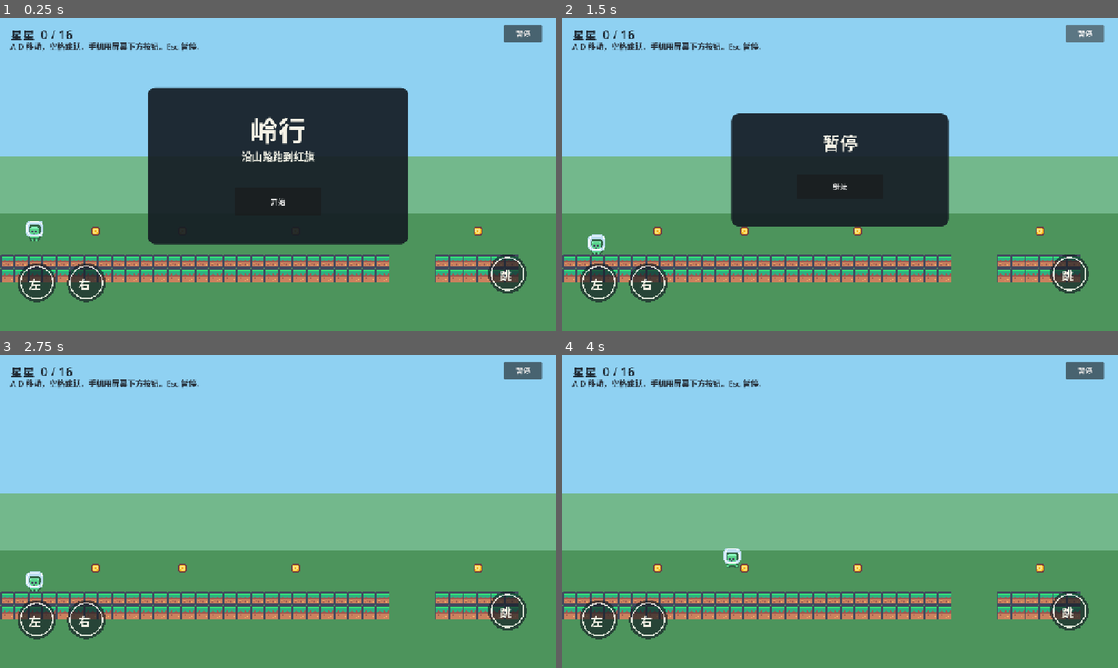
Above: before the commit, frames 1-4 (two rows, left to right).
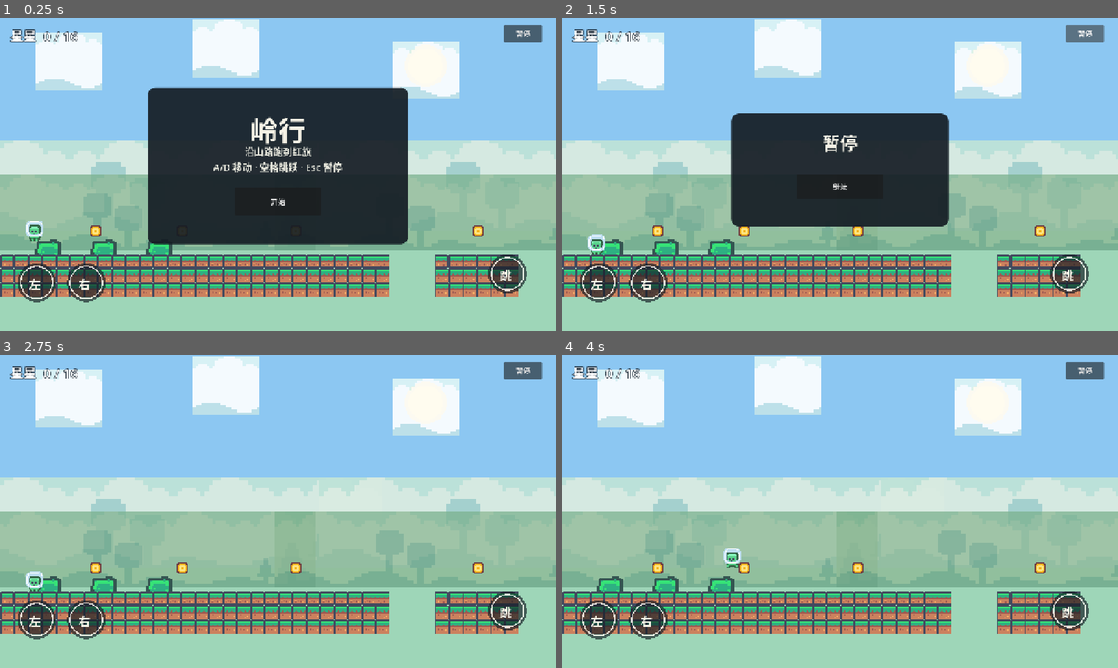
Above: after the commit, the same moments.

Repository: LiangchenLab/Game-Godot
Game: Godot game, scene res://scenes/main.tscn
Same seed, same stepped clock (60 frames per second), same inputs: the game is played once before the commit and once after it.
Inputs:
- Up to frame 1 (0.25 s): no input
- Up to frame 2 (1.5 s): click "开始" at 0.5 s; click "暂停" at 1.25 s
- Up to frame 3 (2.75 s): click "继续" at 2 s
- Up to frame 4 (4 s): hold D (move_right) from 2.78 s (still down); tap Space (jump) at 3.02, 3.77 s

The runs differ from the first frame. In frame 1, 44% of the frame differs, in the area x 0-100%, y 0-100%; in frame 2, 48%; in frame 3, 59%; in frame 4, 59%.

Commit message:
画面升级：远景山带/云/太阳、地砖边角与平台装饰，弱化挡屏操作文案。
承认仅换贴图不够；本次把场景铺满，F5 应能明显看出和色条原型的差别。

Co-authored-by: Cursor <cursoragent@cursor.com>

Diff:
--- a/scenes/main.tscn
+++ b/scenes/main.tscn
@@ -8,19 +8,15 @@
 [node name="Sky" type="ColorRect" parent="."]
 offset_right = 5600.0
 offset_bottom = 720.0
-color = Color(0.56, 0.82, 0.95, 1)
+color = Color(0.55, 0.78, 0.95, 1)
+z_index = -30
 
-[node name="HillFar" type="ColorRect" parent="."]
-offset_top = 320.0
-offset_right = 5600.0
-offset_bottom = 560.0
-color = Color(0.45, 0.72, 0.55, 1)
-
-[node name="Hill" type="ColorRect" parent="."]
-offset_top = 450.0
+[node name="SkyLow" type="ColorRect" parent="."]
+offset_top = 420.0
 offset_right = 5600.0
 offset_bottom = 720.0
-color = Color(0.30, 0.58, 0.36, 1)
+color = Color(0.62, 0.84, 0.72, 1)
+z_index = -29
 
 [node name="Level" type="Node2D" parent="."]
 script = ExtResource("1_level")
--- a/scripts/hud.gd
+++ b/scripts/hud.gd
@@ -5,6 +5,7 @@
 var started := false
 
 var score_label: Label
+var hint_label: Label
 var start_panel: Panel
 var pause_panel: Panel
 var clear_panel: Panel
@@ -37,17 +38,17 @@
 
 func _build() -> void:
 	score_label = Label.new()
-	score_label.position = Vector2(24, 16)
-	score_label.add_theme_font_size_override("font_size", 28)
-	score_label.add_theme_color_override("font_color", Color(0.12, 0.16, 0.2))
+	score_label.position = Vector2(24, 18)
+	score_label.add_theme_font_size_override("font_size", 30)
+	score_label.add_theme_color_override("font_color", Color(1, 1, 1))
+	score_label.add_theme_color_override("font_outline_color", Color(0.1, 0.15, 0.2))
+	score_label.add_theme_constant_override("outline_size", 6)
 	add_child(score_label)
 
-	var hint := Label.new()
-	hint.position = Vector2(24, 52)
-	hint.text = "A D 移动，空格跳跃。手机用屏幕下方按钮。Esc 暂停。"
-	hint.add_theme_font_size_override("font_size", 18)
-	hint.add_theme_color_override("font_color", Color(0.16, 0.2, 0.24))
-	add_child(hint)
+	# 操作说明只放开局面板，避免一直挡画面
+	hint_label = Label.new()
+	hint_label.visible = false
+	add_child(hint_label)
 
 	var pause_button := Button.new()
 	pause_button.text = "暂停"
@@ -66,11 +67,11 @@
 	title.add_theme_color_override("font_color", Color(0.96, 0.95, 0.9))
 	start_panel.add_child(title)
 	var sub := Label.new()
-	sub.text = "沿山路跑到红旗"
-	sub.position = Vector2(0, 140)
-	sub.size = Vector2(600, 40)
+	sub.text = "沿山路跑到红旗\nA/D 移动 · 空格跳跃 · Esc 暂停"
+	sub.position = Vector2(40, 130)
+	sub.size = Vector2(520, 80)
 	sub.horizontal_alignment = HORIZONTAL_ALIGNMENT_CENTER
-	sub.add_theme_font_size_override("font_size", 24)
+	sub.add_theme_font_size_override("font_size", 22)
 	sub.add_theme_color_override("font_color", Color(0.9, 0.9, 0.86))
 	start_panel.add_child(sub)
 	var start_button := Button.new()
--- a/scripts/level.gd
+++ b/scripts/level.gd
@@ -1,6 +1,10 @@
 extends Node2D
 
-const GRASS := preload("res://assets/tile_grass.png")
+## 岭行关卡：Kenney 像素资源 + 远景/装饰铺陈（画面不能只剩色条+一条平台）
+
+const GRASS_L := preload("res://assets/tile_grass_l.png")
+const GRASS_M := preload("res://assets/tile_grass_m.png")
+const GRASS_R := preload("res://assets/tile_grass_r.png")
 const DIRT := preload("res://assets/tile_dirt.png")
 const SPIKE_TEX := preload("res://assets/spike.png")
 const COIN_TEX := preload("res://assets/coin_sheet.png")
@@ -8,11 +12,17 @@
 const CHECK_TEX := preload("res://assets/checkpoint.png")
 const CLOUD_TEX := preload("res://assets/cloud.png")
 const SLIME_TEX := preload("res://assets/slime_sheet.png")
+const BG_FAR := preload("res://assets/bg_far.png")
+const SUN_TEX := preload("res://assets/sun.png")
+const TREE_TEX := preload("res://assets/decor_tree.png")
+const PINE_TEX := preload("res://assets/decor_pine.png")
+const BUSH_TEX := preload("res://assets/decor_bush.png")
+const MUSH_TEX := preload("res://assets/decor_mushroom.png")
 
 var coin_total := 0
 
 func _ready() -> void:
-	_clouds()
+	_scenery()
 	_build()
 	call_deferred("_announce")
 
@@ -21,50 +31,96 @@
 	if hud:
 		hud.set_total(coin_total)
 
-func _clouds() -> void:
-	for pos in [Vector2(180, 120), Vector2(860, 80), Vector2(1700, 140), Vector2(2600, 90), Vector2(3600, 130), Vector2(4500, 70)]:
+## 远景：太阳 + 重复山景条 + 云层（z 在平台后）
+func _scenery() -> void:
+	var sun := Sprite2D.new()
+	sun.texture = SUN_TEX
+	sun.texture_filter = CanvasItem.TEXTURE_FILTER_NEAREST
+	sun.position = Vector2(980, 110)
+	sun.scale = Vector2(2.2, 2.2)
+	sun.z_index = -20
+	add_child(sun)
+
+	# 远景山带：沿关卡横向平铺
+	var far_w := BG_FAR.get_width() * 2.5
+	var x := -80.0
+	while x < 5200.0:
+		var hill := Sprite2D.new()
+		hill.texture = BG_FAR
+		hill.texture_filter = CanvasItem.TEXTURE_FILTER_NEAREST
+		hill.centered = false
+		hill.position = Vector2(x, 280)
+		hill.scale = Vector2(2.5, 2.2)
+		hill.modulate = Color(0.85, 0.92, 0.88, 0.95)
+		hill.z_index = -15
+		add_child(hill)
+		x += far_w * 0.85
+
+	# 中景再铺一层略深、略低，做出景深
+	x = -40.0
+	while x < 5200.0:
+		var mid := Sprite2D.new()
+		mid.texture = BG_FAR
+		mid.texture_filter = CanvasItem.TEXTURE_FILTER_NEAREST
+		mid.centered = false
+		mid.position = Vector2(x, 360)
+		mid.scale = Vector2(2.0, 1.8)
+		mid.modulate = Color(0.55, 0.72, 0.58, 0.75)
+		mid.z_index = -12
+		add_child(mid)
+		x += far_w * 0.7
+
+	for pos in [
+		Vector2(160, 100), Vector2(520, 70), Vector2(980, 120), Vector2(1400, 60),
+		Vector2(1900, 95), Vector2(2500, 75), Vector2(3100, 110), Vector2(3700, 65),
+		Vector2(4300, 90), Vector2(4900, 80),
+	]:
 		var cloud := Sprite2D.new()
 		cloud.texture = CLOUD_TEX
 		cloud.texture_filter = CanvasItem.TEXTURE_FILTER_NEAREST
 		cloud.position = pos
-		cloud.scale = Vector2(2, 2)
-		cloud.z_index = -5
+		cloud.scale = Vector2(1.6, 1.4)
+		cloud.modulate = Color(1, 1, 1, 0.9)
+		cloud.z_index = -10
 		add_child(cloud)
 
 func _build() -> void:
-	# Act1 教学：长平地 + 星星引导；首缺口后再放单尖刺（避免第一跳即死）
+	# Act1 教学
 	_run(0, 28, 560)
+	_decor_row(0, 28, 560, 0.35)
 	_run(1000, 6, 560)
 	_run(1280, 10, 560)
+	_decor_row(1280, 10, 560, 0.4)
 	_spikes(1480, 560)
 
-	# Act2 加压：高台 → 移动平台 → 检查点 → 史莱姆 + 尖刺
+	# Act2 加压
 	_run(1680, 6, 430)
+	_decor_row(1680, 6, 430, 0.5)
 	_run(2000, 12, 560)
+	_decor_row(2000, 12, 560, 0.3)
 	_moving(Vector2(2480, 470))
 	_run(2740, 8, 400)
 	_checkpoint(Vector2(2860, 368))
 	_run(3120, 14, 560)
+	_decor_row(3120, 14, 560, 0.25)
 	_slime(Vector2(3360, 520), 3160, 3500)
 	_spikes(3520, 560)
 	_spikes(3580, 560)
 
-	# Act3 收尾：三级阶梯上升 + 落地大平台过旗
+	# Act3 收尾
 	_run(3760, 4, 480)
 	_run(4000, 4, 400)
 	_run(4240, 4, 320)
 	_run(4480, 12, 560)
+	_decor_row(4480, 12, 560, 0.45)
 	_goal(Vector2(4760, 500))
 	_pit(Vector2(2600, 980), Vector2(5400, 80))
 
 	for pos in [
-		# Act1 地上引导星
 		Vector2(220, 490), Vector2(420, 490), Vector2(680, 490),
 		Vector2(1100, 490), Vector2(1400, 490),
-		# Act2
 		Vector2(1760, 360), Vector2(1880, 360), Vector2(2200, 490),
 		Vector2(2480, 390), Vector2(2860, 320), Vector2(3280, 490),
-		# Act3 收尾星
 		Vector2(3840, 410), Vector2(4080, 330), Vector2(4320, 250),
 		Vector2(4600, 490), Vector2(4700, 490),
 	]:
@@ -76,20 +132,53 @@
 	player.position = at
 	add_child(player)
 
+## 平台：左右边角草皮 + 双层泥土，避免「一条绿色胶带」
 func _run(x: int, tiles: int, top: int) -> void:
 	for i in tiles:
-		var grass := Sprite2D.new()
-		grass.texture = GRASS
-		grass.texture_filter = CanvasItem.TEXTURE_FILTER_NEAREST
-		grass.position = Vector2(x + 16 + i * 32, top)
-		add_child(grass)
-		var dirt := Sprite2D.new()
-		dirt.texture = DIRT
-		dirt.texture_filter = CanvasItem.TEXTURE_FILTER_NEAREST
-		dirt.position = Vector2(x + 16 + i * 32, top + 32)
-		add_child(dirt)
-	var size := Vector2(tiles * 32, 64)
-	_solid(Vector2(x + size.x * 0.5, top + 16), size)
+		var tex: Texture2D = GRASS_M
+		if i == 0:
+			tex = GRASS_L
+		elif i == tiles - 1:
+			tex = GRASS_R
+		_sprite(tex, Vector2(x + 16 + i * 32, top), 1.0, 0)
+		_sprite(DIRT, Vector2(x + 16 + i * 32, top + 32), 1.0, 0)
+		_sprite(DIRT, Vector2(x + 16 + i * 32, top + 64), 1.0, 0)
+	var size := Vector2(tiles * 32, 96)
+	_solid(Vector2(x + size.x * 0.5, top + 32), size)
+
+## 平台上稀疏摆树/灌木/蘑菇（不挡关键路径）
+func _decor_row(x: int, tiles: int, top: int, density: float) -> void:
+	var step := 3 if density < 0.35 else 2
+	var i := 1
+	while i < tiles - 1:
+		if randf() > density:
+			i += step
+			continue
+		var kind := i % 4
+		var tex: Texture2D = BUSH_TEX
+		var sc := 2.0
+		if kind == 0:
+			tex = TREE_TEX
+			sc = 2.4
+		elif kind == 1:
+			tex = PINE_TEX
+			sc = 2.4
+		elif kind == 2:
+			tex = MUSH_TEX
+			sc = 1.8
+		var spr := _sprite(tex, Vector2(x + 16 + i * 32, top - 20), sc, -1)
+		spr.z_index = -1
+		i += step
+
+func _sprite(tex: Texture2D, at: Vector2, scale: float, z: int) -> Sprite2D:
+	var s := Sprite2D.new()
+	s.texture = tex
+	s.texture_filter = CanvasItem.TEXTURE_FILTER_NEAREST
+	s.position = at
+	s.scale = Vector2(scale, scale)
+	s.z_index = z
+	add_child(s)
+	return s
 
 func _solid(center: Vector2, size: Vector2) -> void:
 	var body := StaticBody2D.new()
@@ -110,6 +199,7 @@
 	var vis := Sprite2D.new()
 	vis.texture = SPIKE_TEX
 	vis.texture_filter = CanvasItem.TEXTURE_FILTER_NEAREST
+	vis.scale = Vector2(1.5, 1.5)
 	var shape := CollisionShape2D.new()
 	var rect := RectangleShape2D.new()
 	rect.size = Vector2(28, 16)
@@ -128,7 +218,7 @@
 	area.set_script(preload("res://scripts/coin.gd"))
 	var vis := AnimatedSprite2D.new()
 	vis.texture_filter = CanvasItem.TEXTURE_FILTER_NEAREST
-	vis.scale = Vector2(2, 2)
+	vis.scale = Vector2(2.5, 2.5)
 	var frames := SpriteFrames.new()
 	frames.add_animation("spin")
 	frames.set_animation_loop("spin", true)
@@ -164,7 +254,7 @@
 	var vis := Sprite2D.new()
 	vis.texture = tex
 	vis.texture_filter = CanvasItem.TEXTURE_FILTER_NEAREST
-	vis.scale = Vector2(2, 2)
+	vis.scale = Vector2(2.5, 2.5)
 	vis.position = Vector2(0, -24)
 	var shape := CollisionShape2D.new()
 	var rect := RectangleShape2D.new()
@@ -180,7 +270,7 @@
 	body.position = at
 	body.set_script(preload("res://scripts/moving_platform.gd"))
 	var vis := Sprite2D.new()
-	vis.texture = GRASS
+	vis.texture = GRASS_M
 	vis.texture_filter = CanvasItem.TEXTURE_FILTER_NEAREST
 	vis.scale = Vector2(5, 1)
 	var shape := CollisionShape2D.new()
@@ -210,7 +300,6 @@
 	for i in 2:
 		var atlas := AtlasTexture.new()
 		atlas.atlas = SLIME_TEX
-		# Kenney 角色帧 32×32（旧版史莱姆条带曾为 32×24）
 		atlas.region = Rect2(i * 32, 0, 32, 32)
 		frames.add_frame("crawl", atlas)
 	vis.sprite_frames = frames
Binary file added: assets/bg_far.png
Not shown, added: assets/checkpoint.png.import
Binary file changed: assets/cloud.png
Not shown, added: assets/cloud.png.import
Not shown, added: assets/coin_sheet.png.import
Binary file added: assets/decor_bush.png
Binary file added: assets/decor_coin.png
Binary file added: assets/decor_mushroom.png
Binary file added: assets/decor_pine.png
Binary file added: assets/decor_tree.png
Not shown, added: assets/flag.png.import
Not shown, added: assets/icon.png.import
(and 10 more such lines)
